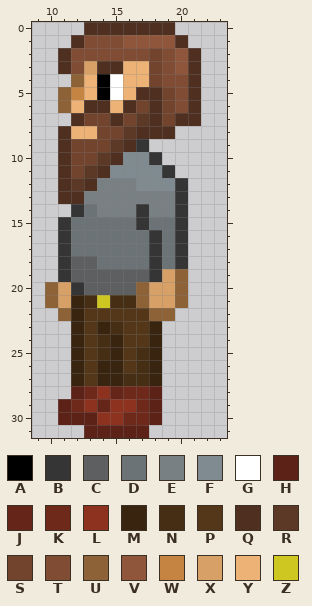
A pixel-art sprite gets an edit: Assets/Sprites/Character-Left.png. The first picture shows the starting point.
The file is 32x32 pixels. Colours within 5 levels of each other are drawn and written as one. Shown: x 9..23, y 0..31.
Palette (. is transparent): A #000000  B #353535  C #5d5f61  D #6c7377  E #788084  F #808b91  G #ffffff  H #5c2217  J #652519  K #6e291b  L #8d321f  M #39240f  N #462e14  P #543719  Q #4f2f20  R #5c3827  S #72432d  T #804c34  U #8d6237  V #8f563b  W #c68442  X #d7a067  Y #edb275  Z #cfc721
Pixels before, first column x 10:
 0 ...QQQQQQQ..
 1 ..QTTTVVVVQ.
 2 .QTTTTTTSTVQ
 3 .QTXQQYYSTVQ
 4 ..UYAGYYSTTQ
 5 .UWYAGYQQSTQ
 6 .UYQQYQSQSTQ
 7 ..QSSQSRQSQQ
 8 .QYYSSRQQQ..
 9 .QSSSRQB....
10 .QSSRQFFB...
11 .QSRQFFFFB..
12 .QRQEEEFFFB.
13 .QQEEEEEEEB.
14 ..BDEEEBEEB.
15 .BDDDDDBDDB.
16 .BDDDDDDBDB.
17 .BDDDDDDBDB.
18 .BCCDDDDBDB.
19 .BCCCCCCBXU.
20 UXBCCCCUXXU.
21 UXMNZNNUXXU.
22 .UMPPPPPUU..
23 ..MPMNPPM...
24 ..MPNMPPM...
25 ..MPNMPNM...
26 ..MPMMPNM...
27 ..MPMMNNM...
28 ..HKLJKKH...
29 .HKLJLLKH...
30 .HHHLLKKH...
31 ...HHHHH....
After:
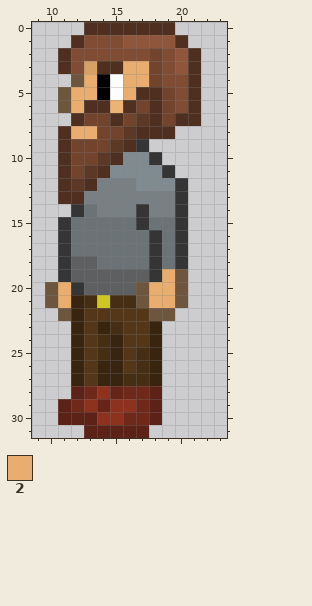
Colours new in this view: 2 #e9ad6f
Change:
colour U: #8d6237 -> #6e553d
Changed rows in their new state; - is a pixel that keeps its letter.
first column x 12:
 3 ----22
 4 -2--22
 5 22--2-
 6 2-----
 8 22----
first column x 11:
19 --------2
20 2------22
21 2------22
Changed places in both pictures, as pixel boxes (x1, y1, x2, y2):
changed: (58, 61, 149, 139)
changed: (136, 269, 188, 321)
changed: (45, 282, 71, 321)
